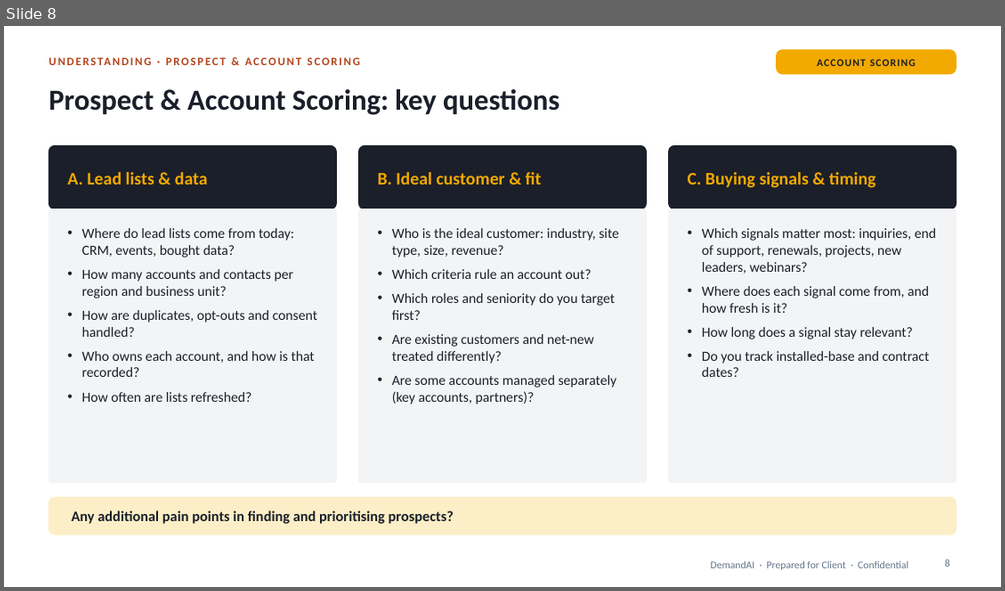
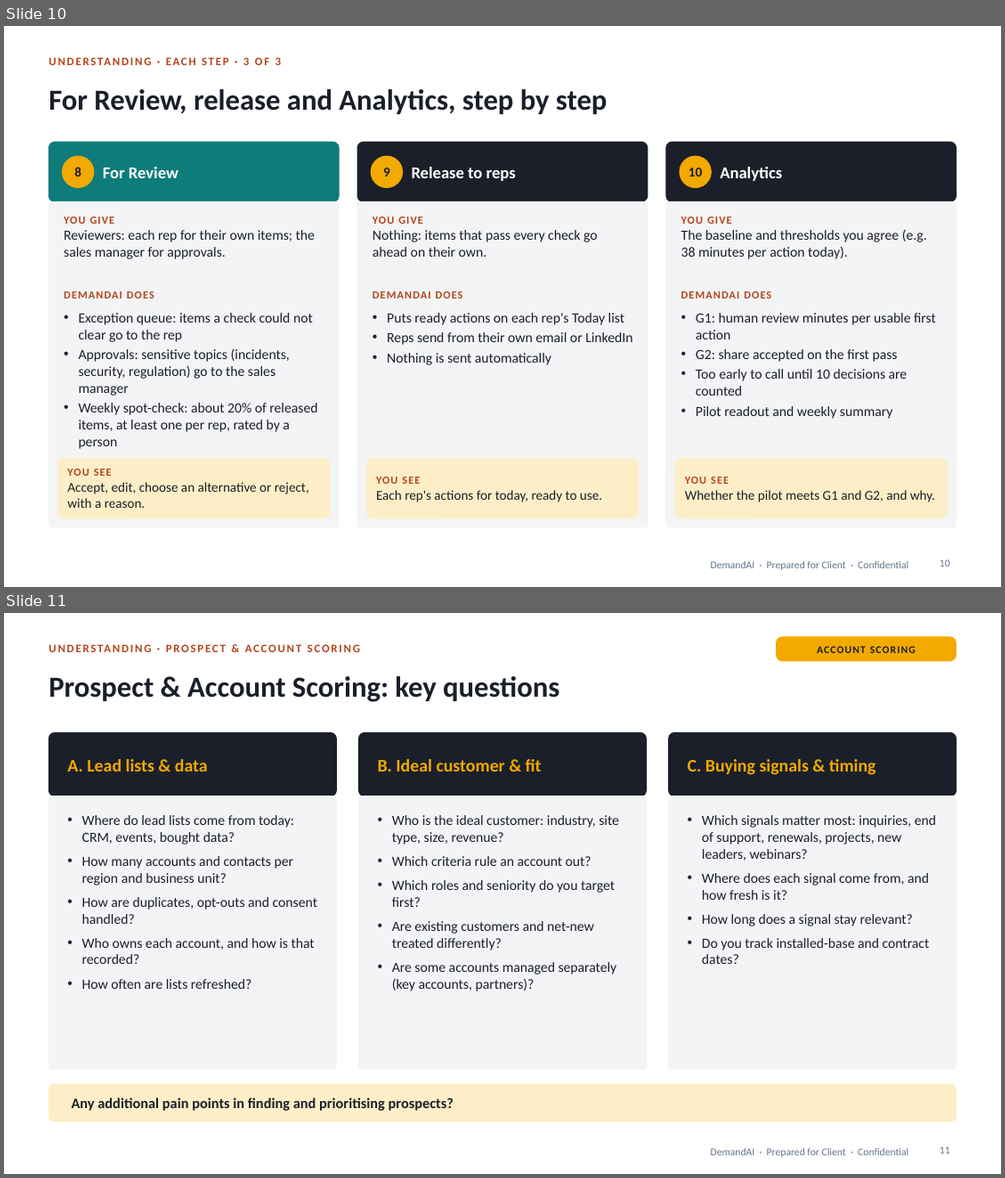
Before and after one commit to shantanusharma-commits/Demand-AI---POC, a slide deck: proposal/DemandAI_Pilot_Proposal.pptx. Shown one above the other, each under a label of ours: slide 8 before the commit, slides 10 and 11 after it. The pictures are 1005x591 and 1005x1178 pixels, drawn with LibreOffice and Linux fonts; fonts in the diff are those of the drawing. Boxes give left, top, right and bottom in pixels: in the first picture for what was removed or moved away, otherwise in the second. Text is boxed around its words. In the diff, an @@ line names an element or a change of style, - is before the commit and + after.

```diff
--- a/proposal/DemandAI_Pilot_Proposal.pptx
+++ b/proposal/DemandAI_Pilot_Proposal.pptx
@@ slide 10 added at <box>4,26,1001,587</box>, background #FFFFFF; not listed: 1 template element that a slide beside it also shows @@
@@ text added at <box>243,57,281,65</box>, 11 pt, text #B4441C, bold @@
+UNDERSTANDING · EACH STEP · 3 OF 3
@@ title added at <box>48,89,607,114</box>, 28 pt, text #1B1F2A, bold @@
+For Review, release and Analytics, step by step
@@ rounded rectangle added at <box>48,142,339,201</box>, fill #0E7C7B, outline #0E7C7B 1 pt @@
@@ ellipse added at <box>63,156,94,187</box>, fill #F2A900, outline #F2A900 1 pt @@
@@ rounded rectangle added at <box>357,142,647,201</box>, fill #1B1F2A, outline #1B1F2A 1 pt @@
@@ ellipse added at <box>372,156,403,187</box>, fill #F2A900, outline #F2A900 1 pt @@
@@ rounded rectangle added at <box>666,142,956,201</box>, fill #1B1F2A, outline #1B1F2A 1 pt @@
@@ ellipse added at <box>680,156,712,187</box>, fill #F2A900, outline #F2A900 1 pt @@
@@ text added at <box>74,167,81,176</box>, 13 pt, text #1B1F2A, bold @@
+8
@@ text added at <box>103,167,178,178</box>, 16 pt, text #FFFFFF, bold @@
+For Review
@@ text added at <box>383,168,390,176</box>, 13 pt, text #1B1F2A, bold @@
+9
@@ text added at <box>412,167,516,181</box>, 16 pt, text #FFFFFF, bold @@
+Release to reps
@@ text added at <box>688,168,702,176</box>, 13 pt, text #1B1F2A, bold @@
+10
@@ text added at <box>720,167,782,181</box>, 16 pt, text #FFFFFF, bold @@
+Analytics
@@ rounded rectangle added at <box>48,201,339,527</box>, fill #F3F4F6, outline #F3F4F6 1 pt @@
@@ rounded rectangle added at <box>357,201,647,527</box>, fill #F3F4F6, outline #F3F4F6 1 pt @@
@@ rounded rectangle added at <box>666,201,956,527</box>, fill #F3F4F6, outline #F3F4F6 1 pt @@
@@ text added at <box>64,216,315,259</box>, 13.5 pt, text #1B1F2A @@
+YOU GIVE
+Reviewers: each rep for their own items; the sales manager for approvals.
@@ text added at <box>372,216,598,257</box>, 13.5 pt, text #1B1F2A @@
+YOU GIVE
+Nothing: items that pass every check go ahead on their own.
@@ text added at <box>681,216,927,259</box>, 13.5 pt, text #1B1F2A @@
+YOU GIVE
+The baseline and thresholds you agree (e.g. 38 minutes per action today).
@@ text added at <box>64,291,154,298</box>, 10.5 pt, text #B4441C, bold @@
+DEMANDAI DOES
@@ text added at <box>372,291,463,298</box>, 10.5 pt, text #B4441C, bold @@
+DEMANDAI DOES
@@ text added at <box>681,291,771,298</box>, 10.5 pt, text #B4441C, bold @@
+DEMANDAI DOES
@@ text added at <box>79,313,317,449</box>, 13.5 pt, text #1B1F2A @@
+• Exception queue: items a check could not clear go to the rep
+• Approvals: sensitive topics (incidents, security, regulation) go to the sales manager
+• Weekly spot-check: about 20% of released items, at least one per rep, rated by a person
@@ text added at <box>387,313,632,365</box>, 13.5 pt, text #1B1F2A @@
+• Puts ready actions on each rep's Today list
+• Reps send from their own email or LinkedIn
+• Nothing is sent automatically
@@ text added at <box>696,313,936,418</box>, 13.5 pt, text #1B1F2A @@
+• G1: human review minutes per usable first action
+• G2: share accepted on the first pass
+• Too early to call until 10 decisions are counted
+• Pilot readout and weekly summary
@@ rounded rectangle added at <box>57,459,330,518</box>, fill #FCEFC7, outline #FCEFC7 1 pt @@
@@ text added at <box>67,468,309,507</box>, 13 pt, text #1B1F2A @@
+YOU SEE
+Accept, edit, choose an alternative or reject, with a reason.
@@ rounded rectangle added at <box>367,459,639,518</box>, fill #FCEFC7, outline #FCEFC7 1 pt @@
@@ text added at <box>376,476,602,502</box>, 13 pt, text #1B1F2A @@
+YOU SEE
+Each rep's actions for today, ready to use.
@@ rounded rectangle added at <box>676,459,947,518</box>, fill #FCEFC7, outline #FCEFC7 1 pt @@
@@ text added at <box>685,476,935,502</box>, 13 pt, text #1B1F2A @@
+YOU SEE
+Whether the pilot meets G1 and G2, and why.
@@ page number added at <box>939,559,950,566</box>, 10 pt, text #64748B @@
+10
@@ what was slide 8 is now slide 11 @@
@@ page number at <box>939,1146,950,1153</box>: text changed @@
-8
+11
```
Also in this commit, not shown: 12 slides changed, 4 other slides added, 2 slides removed, 1 other file.
